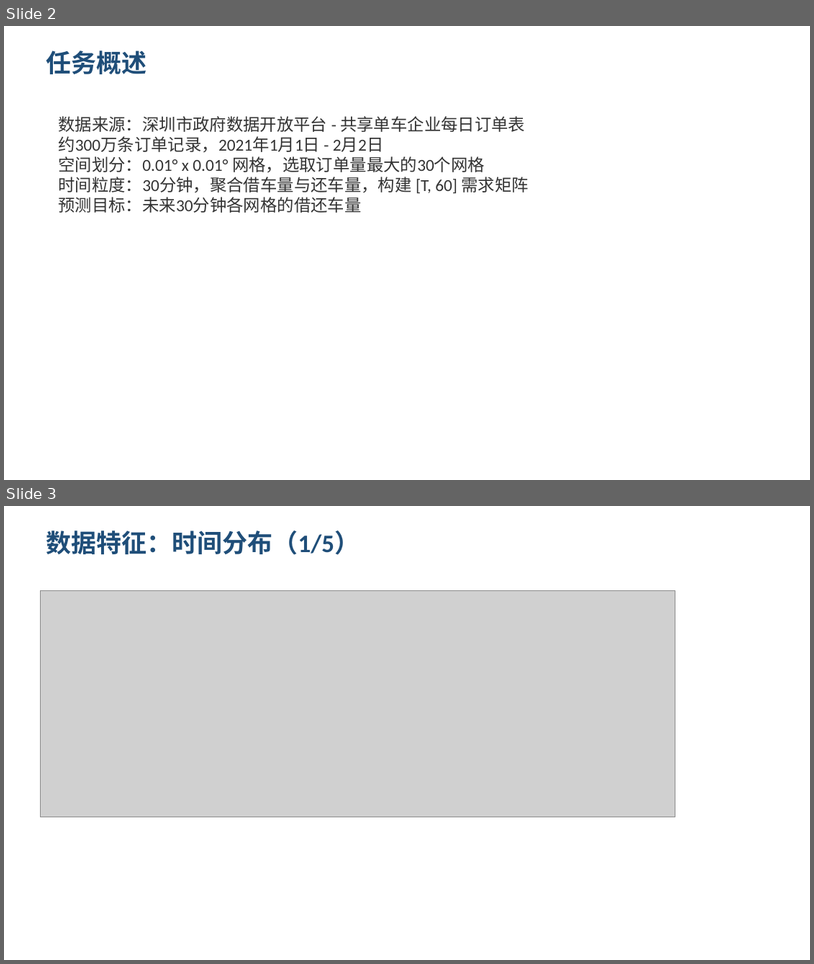
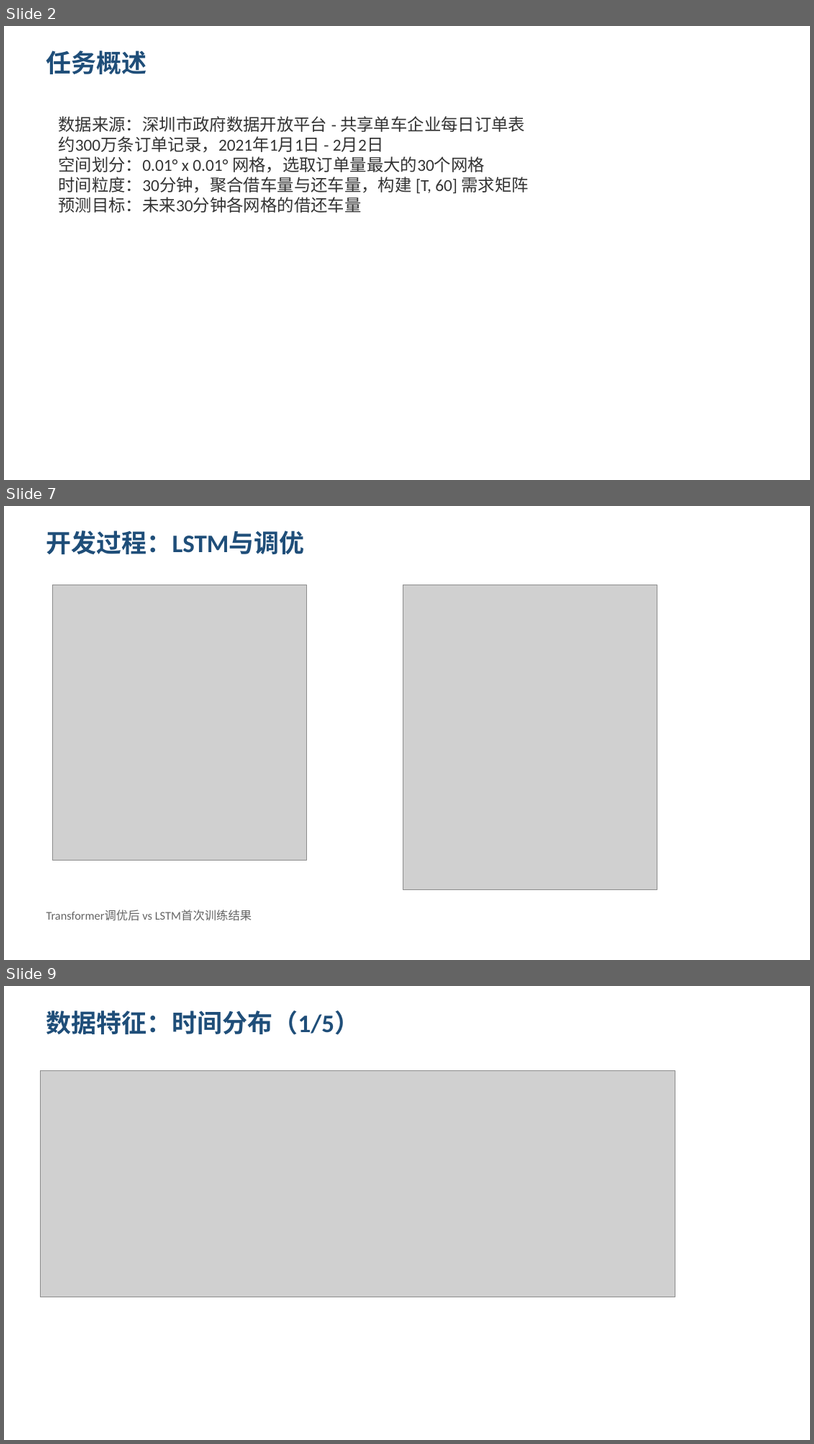
Before and after one commit to wyyy520/BikeDemand, a slide deck: report/presentation.pptx. Shown one above the other, each under a label of ours: slides 2 and 3 before the commit, slides 2, 7 and 9 after it; the slides between them are not shown. The pictures are 814x964 and 814x1444 pixels, drawn with LibreOffice and Linux fonts; fonts in the diff are those of the drawing; grey boxes stand for pictures. Boxes give left, top, right and bottom in pixels: in the first picture for what was removed or moved away, otherwise in the second. Text is boxed around its words. In the diff, an @@ line names an element or a change of style, - is before the commit and + after.

Commit message:
Add experiment screenshots, source code appendix, and GitHub link to report & PPT

```diff
--- a/report/presentation.pptx
+++ b/report/presentation.pptx
@@ slide 7 added at bbox=[4, 506, 810, 960], background #FFFFFF @@
@@ text added at bbox=[46, 530, 305, 554], 30 pt, text #1F4E79, bold @@
+开发过程：LSTM与调优
@@ picture added at bbox=[52, 584, 306, 860] @@
@@ picture added at bbox=[404, 584, 657, 890] @@
@@ text added at bbox=[46, 910, 252, 921], 14 pt, text #646464 @@
+Transformer调优后 vs LSTM首次训练结果
@@ what was slide 3 is now slide 9 @@
```
Also in this commit, not shown: 6 other slides added, 7 other files.
